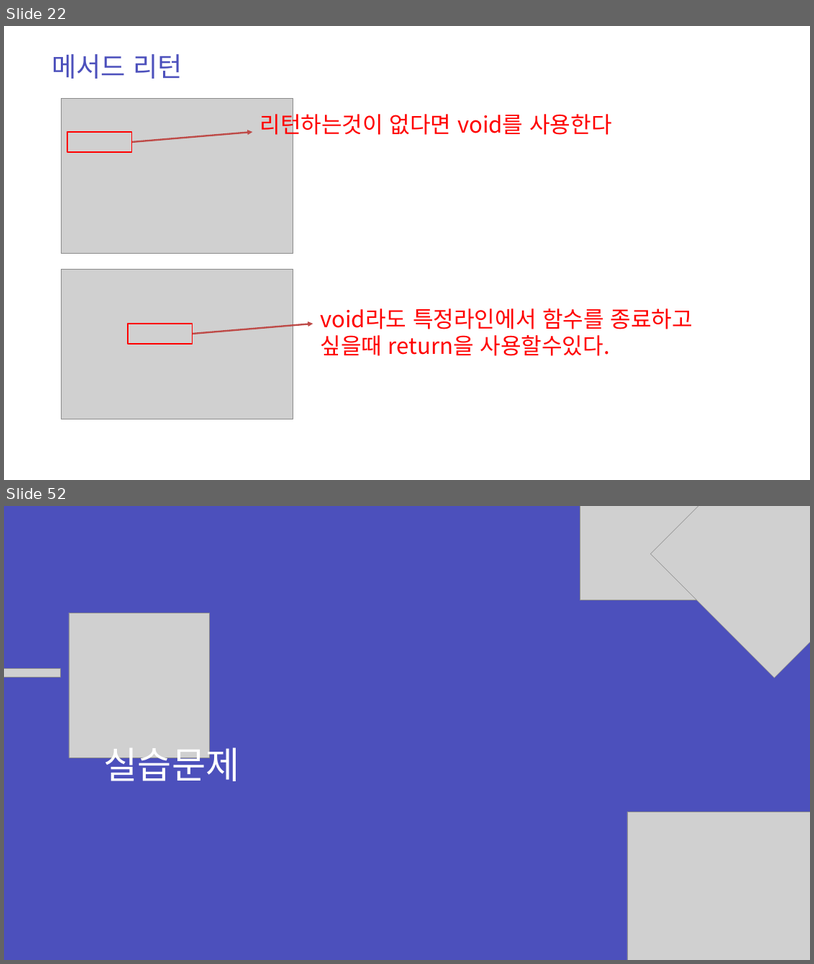
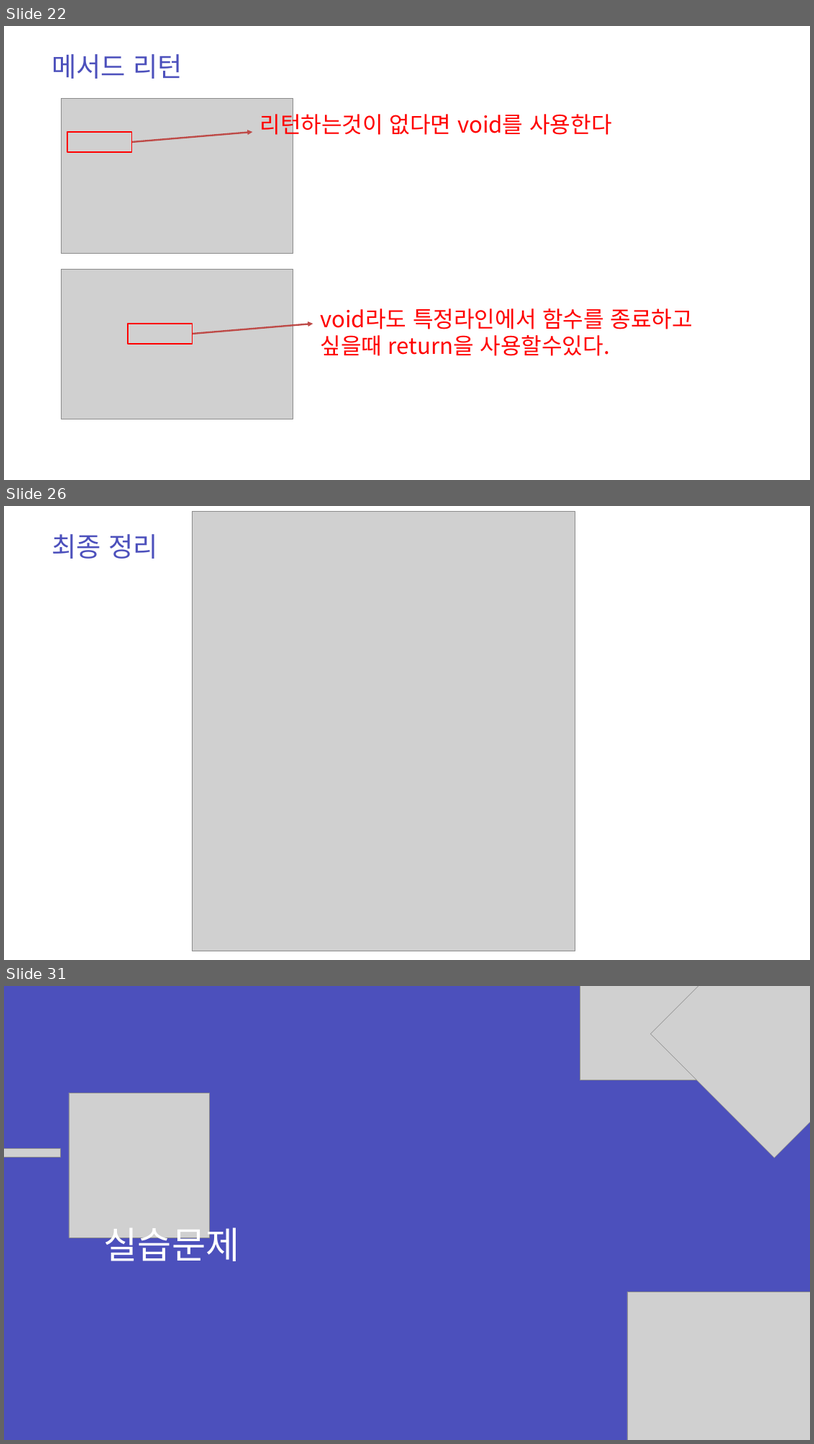
Before and after one commit to zest132/JavaLecture, a slide deck: JavaLecture/LectureFile/java 6강.pptx. Shown one above the other, each under a label of ours: slides 22 and 52 before the commit, slides 22, 26 and 31 after it; the slides between them are not shown. The pictures are 814x964 and 814x1444 pixels, drawn with LibreOffice and Linux fonts; fonts in the diff are those of the drawing; grey boxes stand for pictures. Boxes give left, top, right and bottom in pixels: in the first picture for what was removed or moved away, otherwise in the second. Text is boxed around its words. In the diff, an @@ line names an element or a change of style, - is before the commit and + after.

```diff
--- a/JavaLecture/LectureFile/java 6강.pptx
+++ b/JavaLecture/LectureFile/java 6강.pptx
@@ slide 26 added at box(4, 506, 810, 960), background #FFFFFF @@
@@ picture added at box(193, 511, 576, 950) @@
@@ text added at box(52, 534, 158, 559), 48 pt, text #4C50BC @@
+최종 정리
@@ what was slide 52 is now slide 31 @@
```
Also in this commit, not shown: 3 slides changed, 5 other slides added, 27 slides removed, 3 other files.
